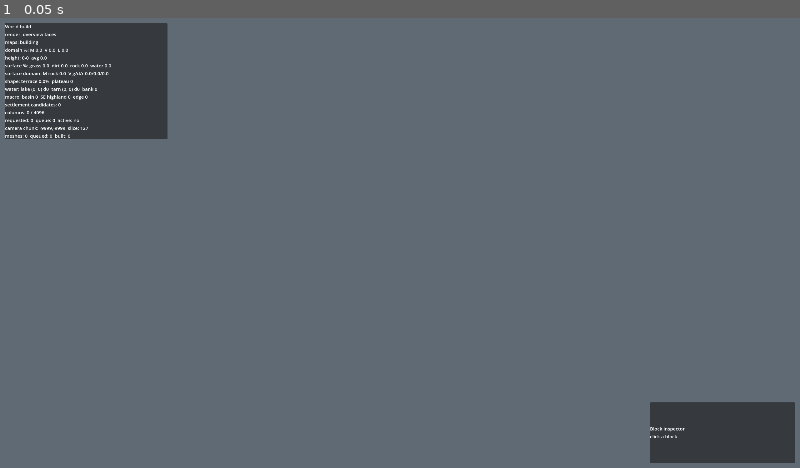
Above: before the commit, frame 1.
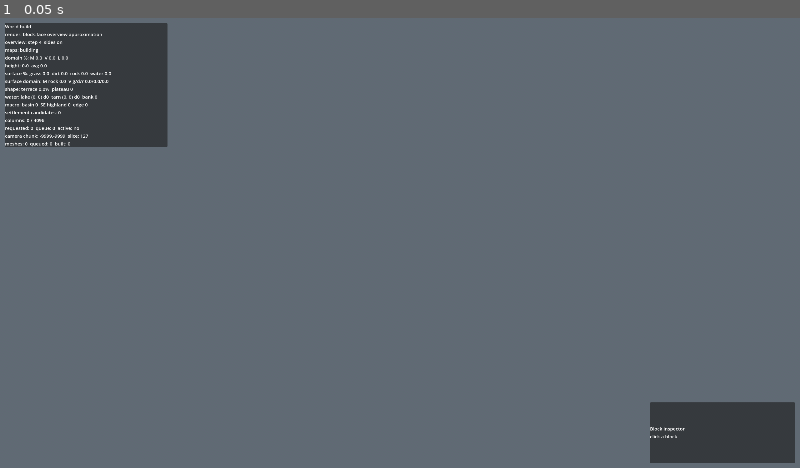
Above: after the commit, the same moment.

Repository: akadic10/Deepdraft
Game: Godot game, scene res://scenes/main/debug_world.tscn
Same seed, same stepped clock (60 frames per second), same inputs: the game is played once before the commit and once after it.
Inputs:
- Up to frame 1 (0.05 s): no input

The runs differ from the first frame. In frame 1, 1.0% of the frame differs, in the area x 0-21%, y 3-29%.

Commit message:
Rename surface overview path

Diff:
--- a/scripts/systems/WorldRenderer.gd
+++ b/scripts/systems/WorldRenderer.gd
@@ -41,12 +41,11 @@
 ## Coarse full-world overview mesh for high-altitude surface views. This is not
 ## the old top-only preview: it emits top faces plus vertical faces where sampled
 ## neighbouring columns are lower, so the view remains block-face based.
-@export var use_surface_diorama: bool = true
-@export_range(1, 16, 1) var diorama_step: int = 4
-@export var diorama_slice_threshold: int = 96
-@export var show_diorama_sides: bool = true
-@export_range(0, 128, 1) var diorama_edge_bottom_y: int = 0
-@export_range(1, 32, 1) var diorama_side_dirt_depth: int = 14
+@export var use_block_face_overview: bool = true
+@export_range(1, 16, 1) var overview_step: int = 4
+@export var overview_slice_threshold: int = 96
+@export var show_overview_sides: bool = true
+@export_range(0, 128, 1) var overview_edge_bottom_y: int = 0
 
 # ── Internal state ────────────────────────────────────────────────────────────
 
@@ -60,11 +59,9 @@
 const REGION_SIZE: int = 4
 
 var _material: StandardMaterial3D
-var _diorama_node: MeshInstance3D = null
-var _diorama_built: bool = false
-var _diorama_rock_color: Color = Color.GRAY
-var _diorama_dirt_color: Color = Color.SADDLE_BROWN
-var _diorama_grass_color: Color = Color.GREEN
+var _overview_node: MeshInstance3D = null
+var _overview_built: bool = false
+var _overview_rock_color: Color = Color.GRAY
 var _region_nodes: Dictionary = {}
 var _chunk_nodes: Dictionary = {}   # Vector3i → MeshInstance3D
 
@@ -107,7 +104,7 @@
 	WorldData.chunk_dirtied.connect(_on_chunk_dirtied)
 
 	_camera_rig = _find_camera(get_tree().current_scene)
-	if _camera_rig != null and not _surface_diorama_active():
+	if _camera_rig != null and not _block_face_overview_active():
 		_update_streaming_center()
 
 	# Auto-create the camera rig if one isn't already in the scene.
@@ -116,14 +113,14 @@
 
 	if auto_generate:
 		WorldGenerator.generate(world_seed)
-		if not _surface_diorama_active():
+		if not _block_face_overview_active():
 			_enqueue_visible_existing_chunks()
 		print("WorldRenderer: generation started (seed %d)." % WorldGenerator.world_seed)
 
 
 func _process(_delta: float) -> void:
-	if _surface_diorama_active():
-		_update_diorama()
+	if _block_face_overview_active():
+		_update_block_face_overview()
 		return
 
 	_update_streaming_center()
@@ -323,7 +320,7 @@
 
 
 func _fallback_source_label(pos: Vector3i) -> String:
-	if _surface_diorama_active():
+	if _block_face_overview_active():
 		return "overview_generated"
 	if WorldData.chunk_exists(pos.x / CHUNK_SIZE, pos.y / CHUNK_SIZE, pos.z / CHUNK_SIZE):
 		return "generated_fallback"
@@ -331,8 +328,8 @@
 
 
 func _inspector_render_mode() -> String:
-	if _surface_diorama_active():
-		return "overview approximation"
+	if _block_face_overview_active():
+		return "block-face overview approximation"
 	return "streamed chunk mesh"
 
 
@@ -370,7 +367,7 @@
 	_signals_received += 1
 	if _signals_received == 1:
 		print("WorldRenderer: first chunk_dirtied received (%d,%d,%d)." % [cx, cy, cz])
-	if _surface_diorama_active():
+	if _block_face_overview_active():
 		return
 	if not _chunk_should_be_meshed(cx, cy, cz):
 		return
@@ -586,7 +583,7 @@
 	indices.append(base + 2)
 
 
-func _add_diorama_side(
+func _add_overview_side(
 		sample_x: int,
 		sample_z: int,
 		a: Vector3,
@@ -608,7 +605,7 @@
 	if drop <= 0.0:
 		return
 
-	_add_diorama_side_column(
+	_add_overview_side_column(
 		sample_x,
 		sample_z,
 		a,
@@ -623,7 +620,7 @@
 		indices)
 
 
-func _add_diorama_side_column(
+func _add_overview_side_column(
 		sample_x: int,
 		sample_z: int,
 		a: Vector3,
@@ -640,28 +637,28 @@
 	var y0 := clampi(floori(bottom_y), 0, WORLD_SIZE_Y - 1)
 	var y1 := clampi(ceili(top_y), 1, WORLD_SIZE_Y)
 	var run_bottom := float(y0)
-	var run_color := _diorama_side_color_at(sample_x, y0, sample_z, top_y, top_color)
+	var run_color := _overview_side_color_at(sample_x, y0, sample_z, top_y, top_color)
 
 	for y in range(y0 + 1, y1):
-		var color := _diorama_side_color_at(sample_x, y, sample_z, top_y, top_color)
+		var color := _overview_side_color_at(sample_x, y, sample_z, top_y, top_color)
 		if color != run_color:
-			_add_diorama_side_band(a, b, run_bottom, float(y), run_color, normal, verts, norms, cols, indices)
+			_add_overview_side_band(a, b, run_bottom, float(y), run_color, normal, verts, norms, cols, indices)
 			run_bottom = float(y)
 			run_color = color
 
-	_add_diorama_side_band(a, b, run_bottom, top_y, run_color, normal, verts, norms, cols, indices)
-
-
-func _diorama_side_color_at(sample_x: int, y: int, sample_z: int, top_y: float, top_color: Color) -> Color:
+	_add_overview_side_band(a, b, run_bottom, top_y, run_color, normal, verts, norms, cols, indices)
+
+
+func _overview_side_color_at(sample_x: int, y: int, sample_z: int, top_y: float, top_color: Color) -> Color:
 	if y >= int(top_y) - 1:
 		return top_color
 	var block_id := WorldGenerator.get_generated_block_id(sample_x, y, sample_z)
 	if BlockRegistry.is_transparent(block_id):
-		return _diorama_rock_color
+		return _overview_rock_color
 	return BlockRegistry.get_color(block_id, WorldClock.season)
 
 
-func _add_diorama_side_band(
+func _add_overview_side_band(
 		a: Vector3,
 		b: Vector3,
 		bottom_y: float,
@@ -739,35 +736,35 @@
 	_region_nodes.erase(key)
 
 
-# -- Surface diorama ----------------------------------------------------------
-
-func _surface_diorama_active() -> bool:
-	return use_surface_diorama and slice_y >= diorama_slice_threshold
-
-
-func _update_diorama() -> void:
+# -- Block-face overview ------------------------------------------------------
+
+func _block_face_overview_active() -> bool:
+	return use_block_face_overview and slice_y >= overview_slice_threshold
+
+
+func _update_block_face_overview() -> void:
 	if _camera_rig == null:
 		_camera_rig = _find_camera(get_tree().current_scene)
-	if _diorama_node != null:
-		_diorama_node.visible = true
+	if _overview_node != null:
+		_overview_node.visible = true
 	_free_all_streamed_nodes()
 
 	var stats := WorldGenerator.get_streaming_stats()
 	if not stats.get("maps_ready", false):
 		return
-	if not _diorama_built:
-		_build_surface_diorama()
+	if not _overview_built:
+		_build_block_face_overview()
 		_initial_load = false
 
 
-func _build_surface_diorama() -> void:
-	var step: int = maxi(1, diorama_step)
+func _build_block_face_overview() -> void:
+	var step: int = maxi(1, overview_step)
 	var verts: PackedVector3Array = []
 	var norms: PackedVector3Array = []
 	var cols: PackedColorArray = []
 	var indices: PackedInt32Array = []
 	var season: String = WorldClock.season
-	_cache_diorama_side_colors(season)
+	_cache_overview_side_colors(season)
 
 	for wx in range(0, WORLD_SIZE_X, step):
 		for wz in range(0, WORLD_SIZE_Z, step):
@@ -785,8 +782,8 @@
 			var origin := Vector3(float(wx), top_y, float(wz))
 			var tile_size := float(mini(step, mini(WORLD_SIZE_X - wx, WORLD_SIZE_Z - wz)))
 			_add_surface_quad(origin, color, verts, norms, cols, indices, tile_size)
-			if show_diorama_sides:
-				_add_diorama_sides(wx, wz, step, top_y, color, block_kind, verts, norms, cols, indices)
+			if show_overview_sides:
+				_add_overview_sides(wx, wz, step, top_y, color, block_kind, verts, norms, cols, indices)
 
 	if verts.is_empty():
 		return
@@ -801,21 +798,21 @@
 	var mesh := ArrayMesh.new()
 	mesh.add_surface_from_arrays(Mesh.PRIMITIVE_TRIANGLES, arrays)
 
-	if _diorama_node == null:
-		_diorama_node = MeshInstance3D.new()
-		_diorama_node.name = "SurfaceDiorama"
-		_diorama_node.material_override = _material
-		_diorama_node.cast_shadow = GeometryInstance3D.SHADOW_CASTING_SETTING_OFF
-		add_child(_diorama_node)
-
-	_diorama_node.mesh = mesh
-	_diorama_node.visible = true
-	_diorama_built = true
+	if _overview_node == null:
+		_overview_node = MeshInstance3D.new()
+		_overview_node.name = "BlockFaceOverview"
+		_overview_node.material_override = _material
+		_overview_node.cast_shadow = GeometryInstance3D.SHADOW_CASTING_SETTING_OFF
+		add_child(_overview_node)
+
+	_overview_node.mesh = mesh
+	_overview_node.visible = true
+	_overview_built = true
 	_meshes_built += 1
-	print("WorldRenderer: built surface diorama (%d verts, step=%d)." % [verts.size(), step])
-
-
-func _add_diorama_sides(
+	print("WorldRenderer: built block-face overview (%d verts, step=%d)." % [verts.size(), step])
+
+
+func _add_overview_sides(
 		wx: int,
 		wz: int,
 		step: int,
@@ -828,14 +825,14 @@
 		indices: PackedInt32Array) -> void:
 
 	var size := float(mini(step, mini(WORLD_SIZE_X - wx, WORLD_SIZE_Z - wz)))
-	var edge_y := float(diorama_edge_bottom_y)
-	var east_y := _diorama_neighbor_top_y(wx + step, wz, edge_y)
-	var south_y := _diorama_neighbor_top_y(wx, wz + step, edge_y)
-	var west_y := _diorama_neighbor_top_y(wx - step, wz, edge_y)
-	var north_y := _diorama_neighbor_top_y(wx, wz - step, edge_y)
+	var edge_y := float(overview_edge_bottom_y)
+	var east_y := _overview_neighbor_top_y(wx + step, wz, edge_y)
+	var south_y := _overview_neighbor_top_y(wx, wz + step, edge_y)
+	var west_y := _overview_neighbor_top_y(wx - step, wz, edge_y)
+	var north_y := _overview_neighbor_top_y(wx, wz - step, edge_y)
 
 	if wx + step < WORLD_SIZE_X:
-		_add_diorama_side(
+		_add_overview_side(
 			wx + step - 1,
 			wz,
 			Vector3(float(wx) + size, top_y, float(wz) + size),
@@ -849,7 +846,7 @@
 			cols,
 			indices)
 	else:
-		_add_diorama_side(
+		_add_overview_side(
 			wx + step - 1,
 			wz,
 			Vector3(float(wx) + size, top_y, float(wz) + size),
@@ -863,7 +860,7 @@
 			cols,
 			indices)
 	if wz + step < WORLD_SIZE_Z:
-		_add_diorama_side(
+		_add_overview_side(
 			wx,
 			wz + step - 1,
 			Vector3(float(wx), top_y, float(wz) + size),
@@ -877,7 +874,7 @@
 			cols,
 			indices)
 	else:
-		_add_diorama_side(
+		_add_overview_side(
 			wx,
 			wz + step - 1,
 			Vector3(float(wx), top_y, float(wz) + size),
@@ -891,7 +888,7 @@
 			cols,
 			indices)
 	if wx - step >= 0:
-		_add_diorama_side(
+		_add_overview_side(
 			wx,
 			wz,
 			Vector3(float(wx), top_y, float(wz)),
@@ -905,7 +902,7 @@
 			cols,
 			indices)
 	else:
-		_add_diorama_side(
+		_add_overview_side(
 			wx,
 			wz,
 			Vector3(float(wx), top_y, float(wz)),
@@ -919,7 +916,7 @@
 			cols,
 			indices)
 	if wz - step >= 0:
-		_add_diorama_side(
+		_add_overview_side(
 			wx,
 			wz,
 			Vector3(float(wx) + size, top_y, float(wz)),
@@ -933,7 +930,7 @@
 			cols,
 			indices)
 	else:
-		_add_diorama_side(
+		_add_overview_side(
 			wx,
 			wz,
 			Vector3(float(wx) + size, top_y, float(wz)),
@@ -948,7 +945,7 @@
 			indices)
 
 
-func _diorama_neighbor_top_y(wx: int, wz: int, edge_y: float) -> float:
+func _overview_neighbor_top_y(wx: int, wz: int, edge_y: float) -> float:
 	if wx < 0 or wx >= WORLD_SIZE_X or wz < 0 or wz >= WORLD_SIZE_Z:
 		return edge_y
 	var wy := WorldGenerator.get_visible_surface_y(wx, wz)
@@ -957,15 +954,9 @@
 	return float(wy + 1)
 
 
-func _cache_diorama_side_colors(season: String) -> void:
-	_diorama_rock_color = BlockRegistry.get_color(
+func _cache_overview_side_colors(season: String) -> void:
+	_overview_rock_color = BlockRegistry.get_color(
 		BlockRegistry.get_id(&"base:terrain:rock:granite"),
-		season)
-	_diorama_dirt_color = BlockRegistry.get_color(
-		BlockRegistry.get_id(&"base:terrain:surface:dirt_01"),
-		season)
-	_diorama_grass_color = BlockRegistry.get_color(
-		BlockRegistry.get_id(&"base:terrain:surface:grass_01"),
 		season)
 
 
@@ -987,7 +978,7 @@
 # -- View-radius streaming ----------------------------------------------------
 
 func _update_streaming_center() -> void:
-	if _surface_diorama_active():
+	if _block_face_overview_active():
 		return
 	if _camera_rig == null:
 		_camera_rig = _find_camera(get_tree().current_scene)
@@ -1007,7 +998,7 @@
 
 
 func _enqueue_visible_existing_chunks() -> void:
-	if _surface_diorama_active():
+	if _block_face_overview_active():
 		return
 	if _camera_chunk.x < 0:
 		return
@@ -1083,9 +1074,9 @@
 # ── Slice visibility ──────────────────────────────────────────────────────────
 
 func _apply_slice_visibility() -> void:
-	if _diorama_node != null:
-		_diorama_node.visible = _surface_diorama_active()
-	if _surface_diorama_active():
+	if _overview_node != null:
+		_overview_node.visible = _block_face_overview_active()
+	if _block_face_overview_active():
 		_free_all_streamed_nodes()
 		return
 	for key: Vector2i in _region_nodes:
@@ -1122,6 +1113,7 @@
 
 
 func get_render_stats() -> Dictionary:
+	var overview_active := _block_face_overview_active()
 	return {
 		"camera_chunk": _camera_chunk,
 		"view_radius_chunks": view_radius_chunks,
@@ -1131,8 +1123,11 @@
 		"meshes_built": _meshes_built,
 		"initial_load": _initial_load,
 		"slice_y": slice_y,
-		"diorama_active": _surface_diorama_active(),
-		"diorama_built": _diorama_built,
+		"render_mode": "block-face overview approximation" if overview_active else "streamed chunk mesh",
+		"overview_active": overview_active,
+		"overview_built": _overview_built,
+		"overview_step": overview_step,
+		"overview_sides": show_overview_sides,
 	}
 
 
--- a/scripts/ui/DebugLoadingOverlay.gd
+++ b/scripts/ui/DebugLoadingOverlay.gd
@@ -49,7 +49,7 @@
 	var camera_chunk: Vector2i = render.get("camera_chunk", Vector2i.ZERO)
 	var maps_text := "ready" if gen.get("maps_ready", false) else "building"
 	var in_flight_text := "yes" if gen.get("column_in_flight", false) else "no"
-	var render_mode := "overview faces" if render.get("diorama_active", false) else "streamed block faces"
+	var render_mode: String = render.get("render_mode", "unknown")
 	var domains: Dictionary = metrics.get("domains", {})
 	var surface: Dictionary = metrics.get("surface", {})
 	var surface_by_domain: Dictionary = surface.get("by_domain", {})
@@ -64,6 +64,10 @@
 	_label.text = "\n".join([
 		"World build",
 		"render: %s" % render_mode,
+		"overview: step %d  sides %s" % [
+			render.get("overview_step", 0),
+			"on" if render.get("overview_sides", false) else "off",
+		],
 		"maps: %s" % maps_text,
 		"domain %%: M %.1f  V %.1f  L %.1f" % [
 			domains.get("mountain_pct", 0.0),
Not shown, changed: docs/00_dev_roadmap/01_world_gen_plan.md
